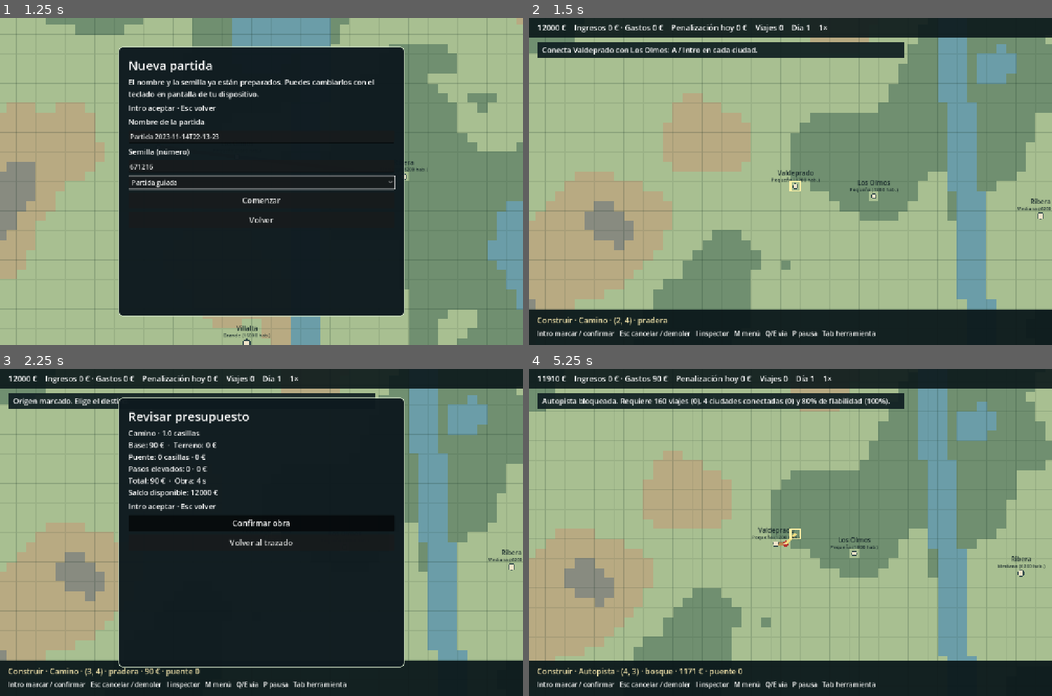
Above: before the commit, frames 1-4 (two rows, left to right).
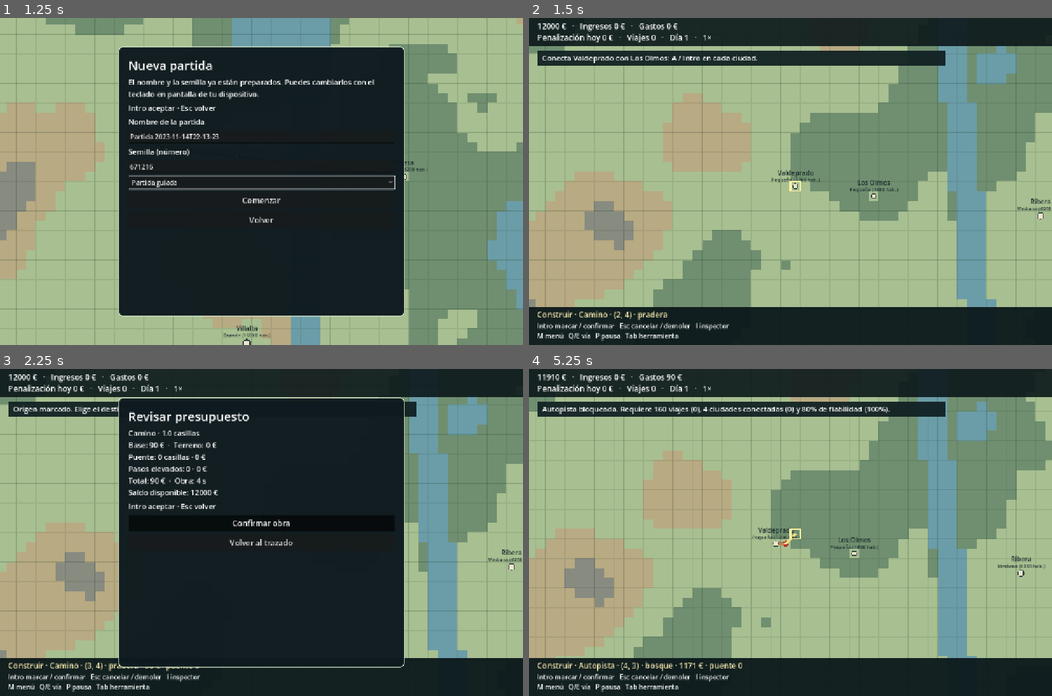
Above: after the commit, the same moments.

Repository: jalonsomerchan/kilometro-a-kilometro
Game: Godot game, scene res://main.tscn
Same seed, same stepped clock (60 frames per second), same inputs: the game is played once before the commit and once after it.
Inputs (mouse positions are in pixels of both pictures, inside the frame that each line leads up to):
- Up to frame 1 (1.25 s): click "Nueva partida" at 0.5 s
- Up to frame 2 (1.5 s): click "Comenzar" at 1.25 s
- Up to frame 3 (2.25 s): tap Enter (accept_action) at 2 s; move the mouse to (376, 516) at 2.02 s; hold Right (move_right) from 2.03 s (still down); hold Enter (accept_action) from 2.03 s (still down); click (376, 516) at 2.17 s
- Up to frame 4 (5.25 s): tap Space at 2.27, 3.77 s; tap I (inspect_action) at 2.3, 3.6 s; release Right (move_right) at 2.75 s; release Enter (accept_action) at 2.75 s; click "Volver" at 2.75 s; move the mouse to (685, 548) at 3.52 s; hold Escape (back_action) 3.53-4.28 s; tap E (road_next) at 3.8 s; tap Enter (accept_action) at 4.25 s; move the mouse to (842, 460) at 4.27 s; hold Right (move_right) 4.28-5.03 s; hold E (road_next) 4.28-5.03 s; tap Q (road_prev) at 4.55, 5.1 s; move the mouse to (764, 597) at 5.02 s; hold Up (move_up) from 5.03 s (still down); click (764, 597) at 5.17 s

Frame 1 is identical in both runs. In frame 2, 8.3% of the frame differs, in the area x 0-100%, y 1-99%; in frame 3, 5.9%; in frame 4, 8.8%.

Commit message:
feat: add regional events, settings management, and controller smoke tests

Diff:
--- a/scripts/main.gd
+++ b/scripts/main.gd
@@ -379,6 +379,10 @@
  drawing = false
  _notify("Herramienta: " + tool)
 
+func _key_hint(action: String, default_label: String) -> String:
+ if settings.get("keys",{}).has(action): return OS.get_keycode_string(int(settings.keys[action]))
+ return default_label
+
 func _make_panel(heading: String, description: String, next_screen: String) -> void:
  screen = next_screen
  shoulder_left = false
@@ -415,7 +419,7 @@
  title_label.add_theme_font_size_override("font_size",roundi(30*float(settings.get("ui_scale",1.0))))
  column.add_child(title_label)
  if not description.is_empty(): _label(description)
- _label("A aceptar · B volver" if last_device == "mando" else "Intro aceptar · Esc volver")
+ _label("A aceptar · B volver" if last_device == "mando" else "%s aceptar · %s volver" % [_key_hint("accept_action","Intro"),_key_hint("back_action","Esc")])
 
 func _label(value: String) -> void:
  var label := Label.new()
@@ -786,9 +790,12 @@
   var font := ThemeDB.fallback_font
   var city_name: String = city.name
   var city_details := "%s (%d hab.)" % [WorldGenerator.city_size(int(city.population)),city.population]
+  var label_scale: float = float(settings.get("ui_scale",1.0))
+  var name_size: int = roundi(16.0*label_scale)
+  var detail_size: int = roundi(12.0*label_scale)
   var details_y: float = pos.y-radius-5.0
-  draw_string(font,Vector2(pos.x-font.get_string_size(city_name,HORIZONTAL_ALIGNMENT_LEFT,-1,16).x/2.0,details_y-15.0),city_name,HORIZONTAL_ALIGNMENT_LEFT,-1,16,Color("1a2c2c"))
-  draw_string(font,Vector2(pos.x-font.get_string_size(city_details,HORIZONTAL_ALIGNMENT_LEFT,-1,12).x/2.0,details_y),city_details,HORIZONTAL_ALIGNMENT_LEFT,-1,12,Color("1a2c2c"))
+  draw_string(font,Vector2(pos.x-font.get_string_size(city_name,HORIZONTAL_ALIGNMENT_LEFT,-1,name_size).x/2.0,details_y-15.0*label_scale),city_name,HORIZONTAL_ALIGNMENT_LEFT,-1,name_size,Color("1a2c2c"))
+  draw_string(font,Vector2(pos.x-font.get_string_size(city_details,HORIZONTAL_ALIGNMENT_LEFT,-1,detail_size).x/2.0,details_y),city_details,HORIZONTAL_ALIGNMENT_LEFT,-1,detail_size,Color("1a2c2c"))
  if state != null:
   for vehicle: Dictionary in state.vehicles: _draw_vehicle(vehicle,offset,cell)
   var cpos: Vector2 = offset+Vector2(cursor)*cell
@@ -962,28 +969,40 @@
  var pos: Vector2 = RoadGeometry.point(path,int(index),fposmod(index,1.0),geometry_anchors)
  draw_circle(offset+(pos+Vector2(0.5,0.5))*cell,maxf(2.5,cell*0.1),Color("fff9df"))
 
+func _draw_fit(font: Font, position: Vector2, value: String, desired_size: int, available: float, color: Color) -> void:
+ var measured: float = font.get_string_size(value,HORIZONTAL_ALIGNMENT_LEFT,-1,desired_size).x
+ var actual: int = maxi(11,roundi(float(desired_size)*minf(1.0,available/maxf(1.0,measured))))
+ draw_string(font,position,value,HORIZONTAL_ALIGNMENT_LEFT,available,actual,color)
+
 func _draw_hud(size: Vector2) -> void:
  var font: Font = ThemeDB.fallback_font
- draw_rect(Rect2(0,0,size.x,48),Color(0.04,0.09,0.10,0.9))
- var hud: String = "%.0f €    Ingresos %.0f € · Gastos %.0f €    Penalización hoy %.0f €    Viajes %d    Día %d    %s" % [state.money,state.income,state.expenses,state.today_penalties,state.completed,1+int(state.elapsed/120.0),"Pausa" if simulation_speed == 0 else str(simulation_speed)+"×"]
- draw_string(font,Vector2(20,31),hud,HORIZONTAL_ALIGNMENT_LEFT,-1,19,Color.WHITE)
- draw_rect(Rect2(0,size.y-86,size.x,86),Color(0.04,0.09,0.10,0.94))
+ var scale: float = float(settings.get("ui_scale",1.0))
+ var heading_size: int = roundi(19*scale)
+ var help_size: int = roundi(16*scale)
+ var top_height: float = 68.0*scale
+ var bottom_height: float = 92.0*scale
+ draw_rect(Rect2(0,0,size.x,top_height),Color(0.04,0.09,0.10,0.9))
+ var first: String = "%.0f €   ·   Ingresos %.0f €   ·   Gastos %.0f €" % [state.money,state.income,state.expenses]
+ var second: String = "Penalización hoy %.0f €   ·   Viajes %d   ·   Día %d   ·   %s" % [state.today_penalties,state.completed,1+int(state.elapsed/120.0),"Pausa" if simulation_speed == 0 else str(simulation_speed)+"×"]
+ _draw_fit(font,Vector2(20,27*scale),first,heading_size,size.x-40,Color.WHITE)
+ _draw_fit(font,Vector2(20,55*scale),second,heading_size,size.x-40,Color.WHITE)
+ draw_rect(Rect2(0,size.y-bottom_height,size.x,bottom_height),Color(0.04,0.09,0.10,0.94))
  var details: String = "%s · %s · (%d, %d) · %s" % [tool,Balance.ROADS[selected_type].name,cursor.x,cursor.y,state.world.terrain(cursor)]
  if drawing:
   if proposal.has("error"): details += " · " + str(proposal.error)
   elif proposal.has("length"): details += " · %.0f € · puente %d" % [state.price(proposal,selected_type),proposal.water]
- draw_string(font,Vector2(20,size.y-53),details,HORIZONTAL_ALIGNMENT_LEFT,-1,19,Color("f5e6ad"))
- var help: String = "A marcar / confirmar   B cancelar / demoler   Y inspector   X menú   LB/RB vía   Start pausa" if last_device == "mando" else "Intro marcar / confirmar   Esc cancelar / demoler   I inspector   M menú   Q/E vía   P pausa   Tab herramienta"
- draw_string(font,Vector2(20,size.y-22),help,HORIZONTAL_ALIGNMENT_LEFT,-1,16,Color.WHITE)
- if view_mode == "tráfico":
-  draw_rect(Rect2(20,size.y-124,560,30),Color(0.04,0.09,0.10,0.9))
-  draw_string(font,Vector2(30,size.y-103),"Tráfico: verde fluido · ámbar cargado · rojo saturado",HORIZONTAL_ALIGNMENT_LEFT,-1,16,Color.WHITE)
- if view_mode == "conservación":
-  draw_rect(Rect2(20,size.y-124,590,30),Color(0.04,0.09,0.10,0.9))
-  draw_string(font,Vector2(30,size.y-103),"Conservación: verde ≥ 60% · ámbar < 60% · barrera = cierre",HORIZONTAL_ALIGNMENT_LEFT,-1,16,Color.WHITE)
- if view_mode == "demanda":
-  draw_rect(Rect2(20,size.y-124,550,30),Color(0.04,0.09,0.10,0.9))
-  draw_string(font,Vector2(30,size.y-103),"Demanda potencial estimada por día hacia ciudades cercanas",HORIZONTAL_ALIGNMENT_LEFT,-1,16,Color.WHITE)
+ _draw_fit(font,Vector2(20,size.y-bottom_height+25*scale),details,heading_size,size.x-40,Color("f5e6ad"))
+ var help_a: String = "A marcar / confirmar   B cancelar / demoler   Y inspector" if last_device == "mando" else "%s marcar / confirmar   %s cancelar / demoler   %s inspector" % [_key_hint("accept_action","Intro"),_key_hint("back_action","Esc"),_key_hint("inspect_action","I")]
+ var help_b: String = "X menú   LB/RB vía   LB+RB herramienta   Start pausa" if last_device == "mando" else "%s menú   %s/%s vía   %s pausa   %s herramienta" % [_key_hint("menu_action","M"),_key_hint("road_prev","Q"),_key_hint("road_next","E"),_key_hint("pause_action","P"),_key_hint("tool_action","Tab")]
+ _draw_fit(font,Vector2(20,size.y-bottom_height+52*scale),help_a,help_size,size.x-40,Color.WHITE)
+ _draw_fit(font,Vector2(20,size.y-bottom_height+76*scale),help_b,help_size,size.x-40,Color.WHITE)
+ var legend: String = ""
+ if view_mode == "tráfico": legend = "Tráfico: verde fluido · ámbar cargado · rojo saturado"
+ elif view_mode == "conservación": legend = "Conservación: verde ≥ 60% · ámbar < 60% · barrera = cierre"
+ elif view_mode == "demanda": legend = "Demanda potencial estimada por día hacia ciudades cercanas"
+ if not legend.is_empty():
+  draw_rect(Rect2(20,size.y-bottom_height-34*scale,minf(size.x-40,650*scale),30*scale),Color(0.04,0.09,0.10,0.9))
+  _draw_fit(font,Vector2(30,size.y-bottom_height-12*scale),legend,help_size,size.x-60,Color.WHITE)
  if notice_time > 0.0:
-  draw_rect(Rect2(20,60,minf(size.x-40,900),38),Color(0.06,0.12,0.13,0.93))
-  draw_string(font,Vector2(32,85),notice,HORIZONTAL_ALIGNMENT_LEFT,-1,18,Color.WHITE)
+  draw_rect(Rect2(20,top_height+12,minf(size.x-40,1000*scale),38*scale),Color(0.06,0.12,0.13,0.93))
+  _draw_fit(font,Vector2(32,top_height+37*scale),notice,roundi(18*scale),minf(size.x-64,976*scale),Color.WHITE)
--- a/tests/regional_events_smoke.gd
+++ b/tests/regional_events_smoke.gd
@@ -23,5 +23,12 @@
  GameEvents.advance(second,5.0)
  assert(second.events.is_empty())
  assert(int(second.roads[0].snow_count)==0 and int(second.roads[1].snow_count)==0)
+ var fair := GameState.new(1)
+ fair.cities = [{"name":"A","x":0,"y":0,"population":1000,"completed":{}},{"name":"B","x":4,"y":0,"population":1000,"completed":{}}]
+ fair.roads = [b.duplicate(true)]
+ var fair_event: Dictionary = GameEvents.start(fair,"fair",2,10.0)
+ assert(int(fair_event.target_city)==1)
+ fair._generate_demand(1.0)
+ assert(is_equal_approx(float(fair.demand_credit["0:1"]),2.0*float(fair.demand_credit["1:0"])))
  print("REGIONAL EVENTS OK: previsión, zona, despeje y reanudación")
  quit()
Not shown, added: tests/controller_combo_smoke.gd.uid
Not shown, added: tests/fire_spread_smoke.gd.uid
Not shown, added: tests/navigation_events_ui_smoke.gd.uid
Not shown, added: tests/regional_events_smoke.gd.uid
Not shown, added: tests/settings_smoke.gd.uid
Not shown, changed: iniciar.sh
